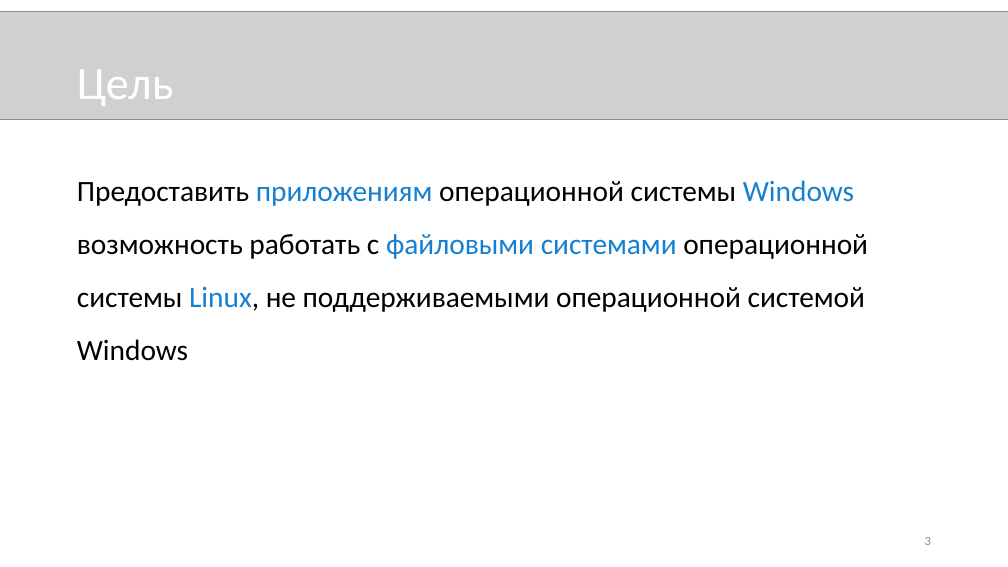
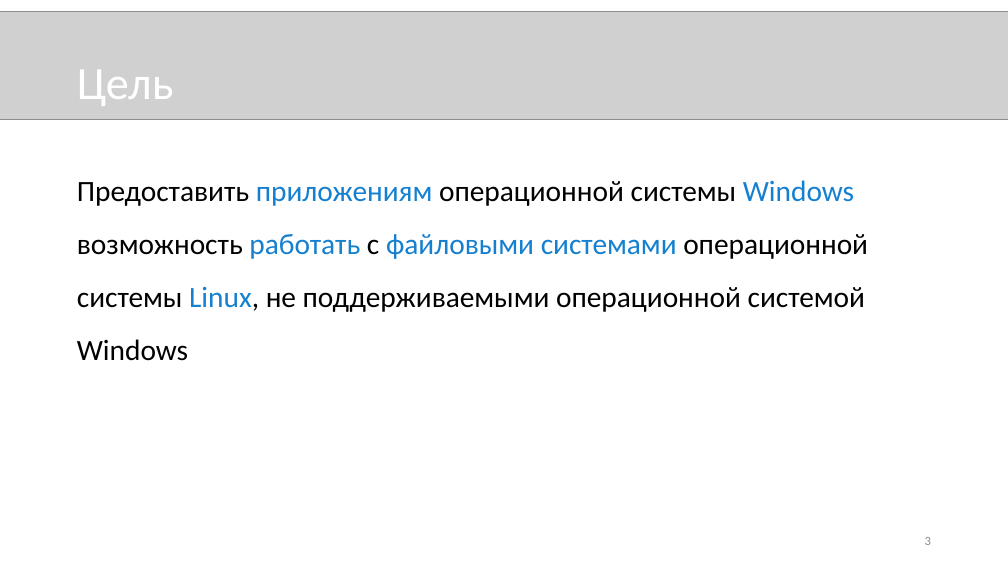
Before and after one commit to novokrest/master-thesis, a slide deck: slide 3 of presentation.pptx. Drawn at 1008x567 pixels with LibreOffice and Linux fonts; fonts in the diff are those of the drawing; grey boxes stand for pictures. Boxes give left, top, right and bottom in pixels: in the first picture for what was removed or moved away, otherwise in the second. Text is boxed around its words. In the diff, an @@ line names an element or a change of style, - is before the commit and + after.

```diff
--- a/presentation.pptx
+++ b/presentation.pptx
@@ text "Предоставить приложениям операционной системы Windows ..." at (x1=77, y1=180, x2=868, y2=361): text colour #000000 to #1580D0 in "работать" @@
```
Also in this commit, not shown: 4 other slides changed, 3 slides added, 1 slide removed, 2 other files.
